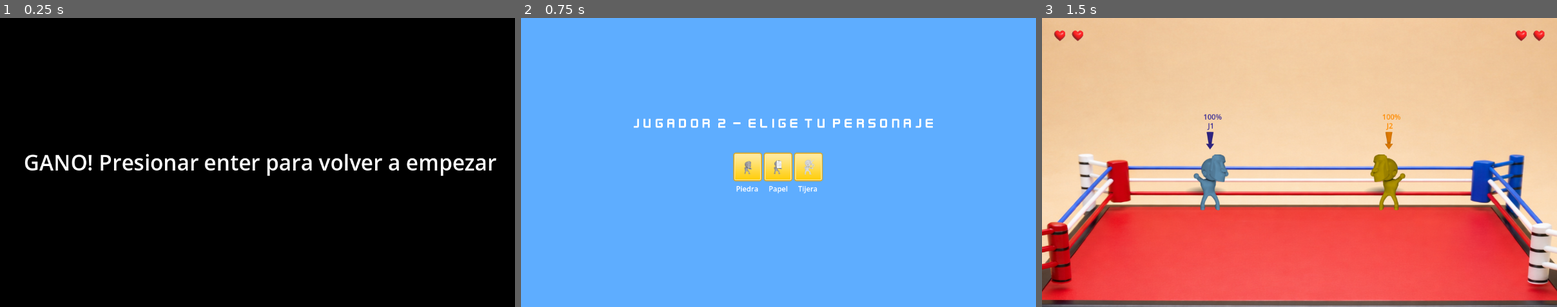
Above: before the commit, frames 1-3 (left to right).
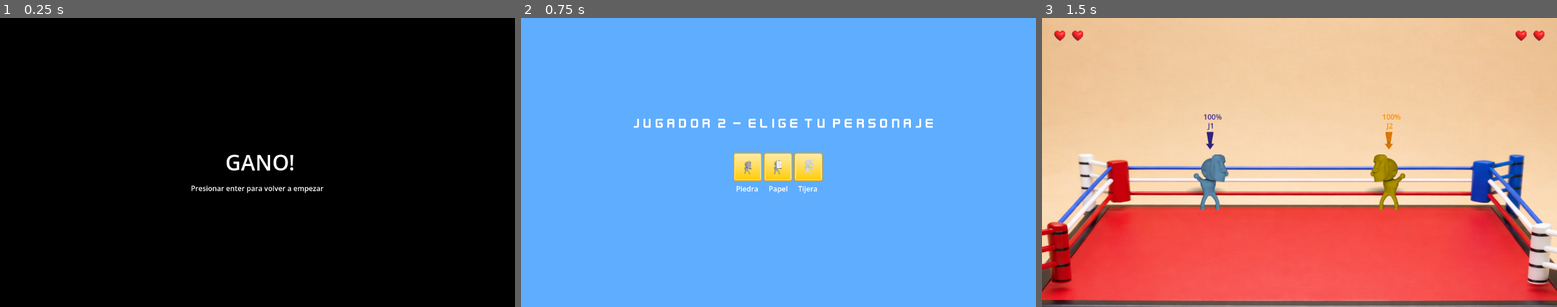
Above: after the commit, the same moments.

Repository: Pablo-Gallina/lucha
Game: Godot game, scene res://scenes/ui/game_over/game_over.tscn
Same seed, same stepped clock (60 frames per second), same inputs: the game is played once before the commit and once after it. This scene is started directly instead of the project's main scene.
Inputs (mouse positions are in pixels of both pictures, inside the frame that each line leads up to):
- Up to frame 1 (0.25 s): no input
- Up to frame 2 (0.75 s): tap Enter (Enter) at 0.5 s; hold Right (ui_right) from 0.53 s (still down); hold Enter (Enter) from 0.53 s (still down)
- Up to frame 3 (1.5 s): tap Up (ui_up) at 0.77 s; release Right (ui_right) at 1.25 s; release Enter (Enter) at 1.25 s; click (1268, 168) at 1.25 s

The runs differ from the first frame. In frame 1, 2.4% of the frame differs, in the area x 4-97%, y 46-61%; in frame 2, nothing differs; in frame 3, nothing differs.

Commit message:
update game over text

Diff:
--- a/scenes/ui/game_over/game_over.gd
+++ b/scenes/ui/game_over/game_over.gd
@@ -3,7 +3,7 @@
 @onready var label: Label = $Label
 
 func _ready() -> void:
-	label.text = GLOBAL.winner + " GANO! Presionar enter para volver a empezar"
+	label.text = GLOBAL.winner + " GANO!"
 
 func _input(event: InputEvent) -> void:
 	if event.is_action_pressed("Enter"):
--- a/scenes/ui/game_over/game_over.tscn
+++ b/scenes/ui/game_over/game_over.tscn
@@ -1,22 +1,26 @@
-[gd_scene load_steps=2 format=3]
+[gd_scene format=3 uid="uid://ck8l442cdffx2"]
 
-[ext_resource type="Script" path="res://scenes/ui/game_over/game_over.gd" id="1"]
+[ext_resource type="Script" uid="uid://bo71lrkmoi3nl" path="res://scenes/ui/game_over/game_over.gd" id="1"]
 
-[node name="GameOver" type="Control"]
+[node name="GameOver" type="Control" unique_id=694204268]
 layout_mode = 3
 anchors_preset = 15
 anchor_right = 1.0
 anchor_bottom = 1.0
+grow_horizontal = 2
+grow_vertical = 2
 script = ExtResource("1")
 
-[node name="ColorRect" type="ColorRect" parent="."]
+[node name="ColorRect" type="ColorRect" parent="." unique_id=1588607689]
 layout_mode = 1
 anchors_preset = 15
 anchor_right = 1.0
 anchor_bottom = 1.0
+grow_horizontal = 2
+grow_vertical = 2
 color = Color(0, 0, 0, 1)
 
-[node name="Label" type="Label" parent="."]
+[node name="Label" type="Label" parent="." unique_id=1041423839]
 layout_mode = 1
 anchors_preset = 8
 anchor_left = 0.5
@@ -27,7 +31,17 @@
 offset_top = -50.0
 offset_right = 200.0
 offset_bottom = 50.0
+grow_horizontal = 2
+grow_vertical = 2
 theme_override_font_sizes/font_size = 48
 text = "JUGADOR X GANO!"
 horizontal_alignment = 1
 vertical_alignment = 1
+
+[node name="Label2" type="Label" parent="." unique_id=40114428]
+layout_mode = 0
+offset_left = 427.0
+offset_top = 370.0
+offset_right = 724.0
+offset_bottom = 393.0
+text = "Presionar enter para volver a empezar"
